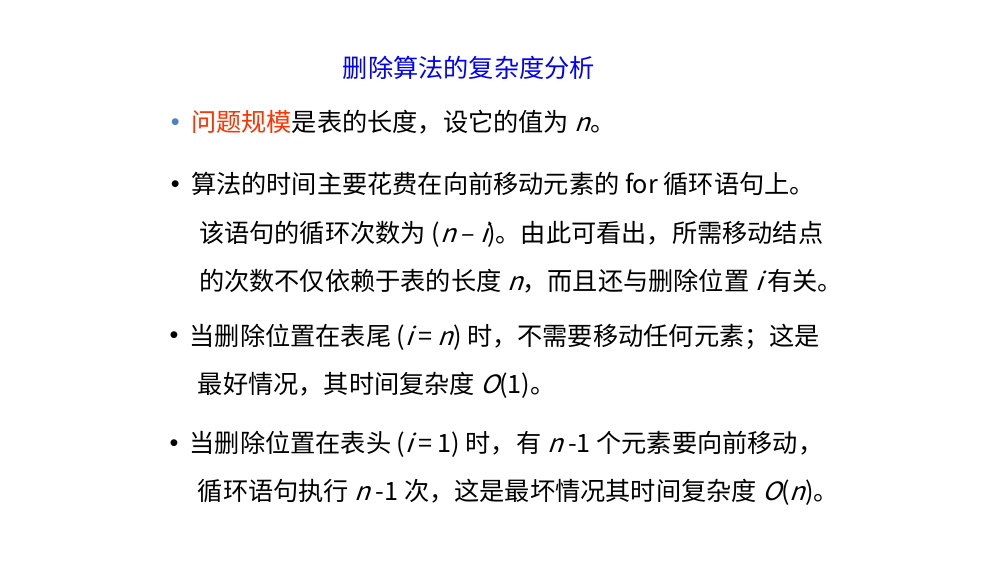
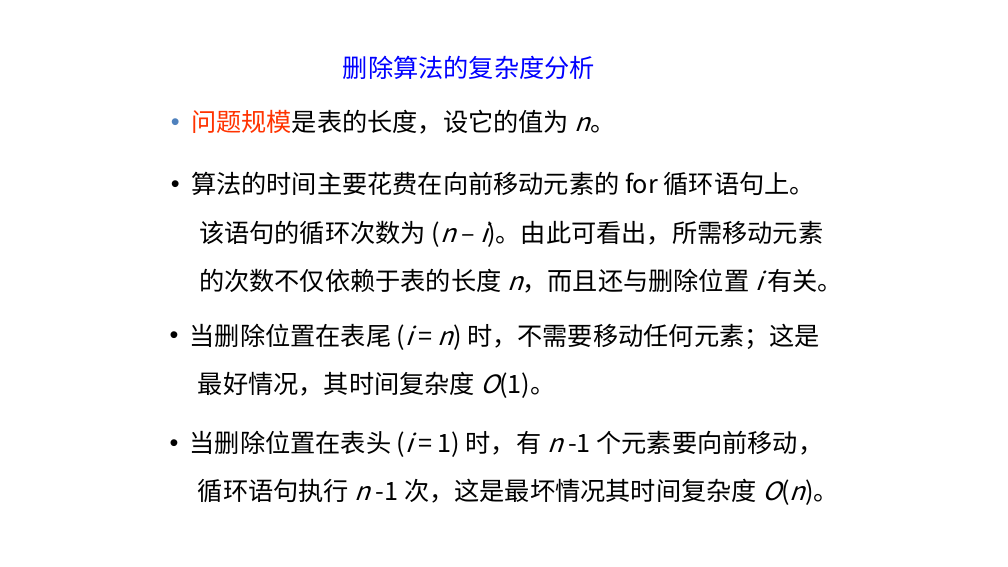
Before and after one commit to Gempittance/Data_Structur_Build, a slide deck: slide 35 of 数据结构PPT/ds2.pptx. Drawn at 1008x567 pixels with LibreOffice and Linux fonts; fonts in the diff are those of the drawing. Boxes give left, top, right and bottom in pixels: in the first picture for what was removed or moved away, otherwise in the second. Text is boxed around its words. In the diff, an @@ line names an element or a change of style, - is before the commit and + after.

```diff
--- a/数据结构PPT/ds2.pptx
+++ b/数据结构PPT/ds2.pptx
@@ text at [199, 220, 823, 247]: text changed @@
-该语句的循环次数为 (n – i)。由此可看出，所需移动结点
+该语句的循环次数为 (n – i)。由此可看出，所需移动元素
```
Also in this commit, not shown: 5 other slides changed.
